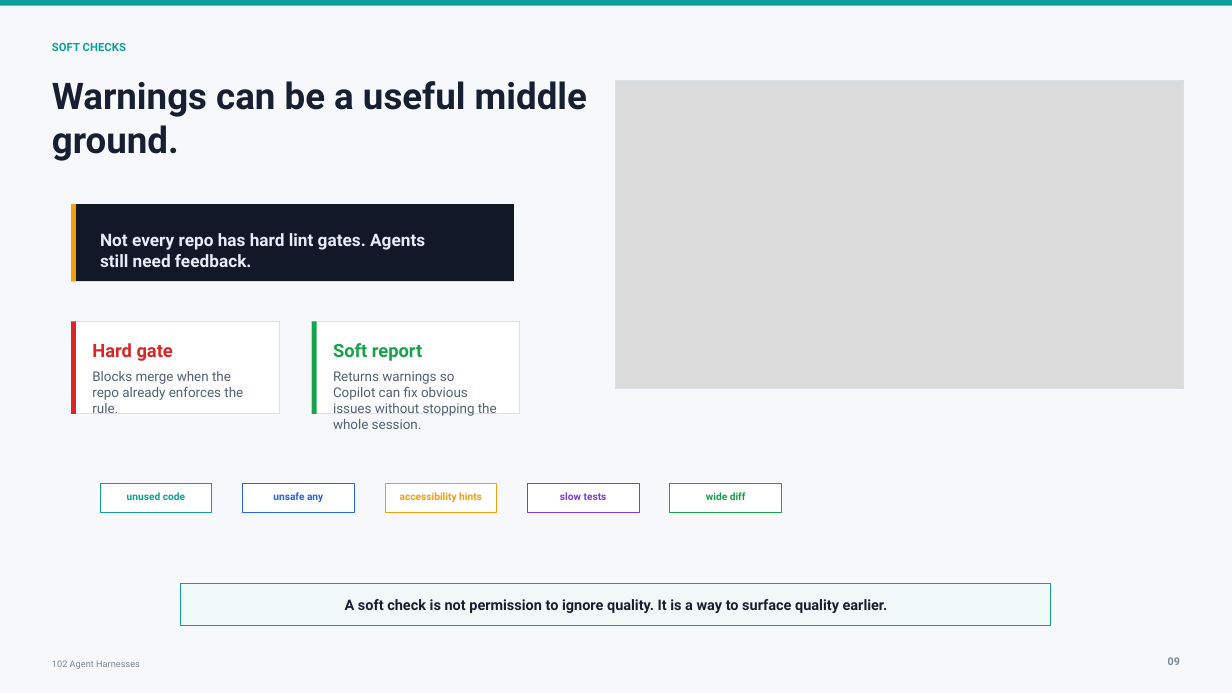
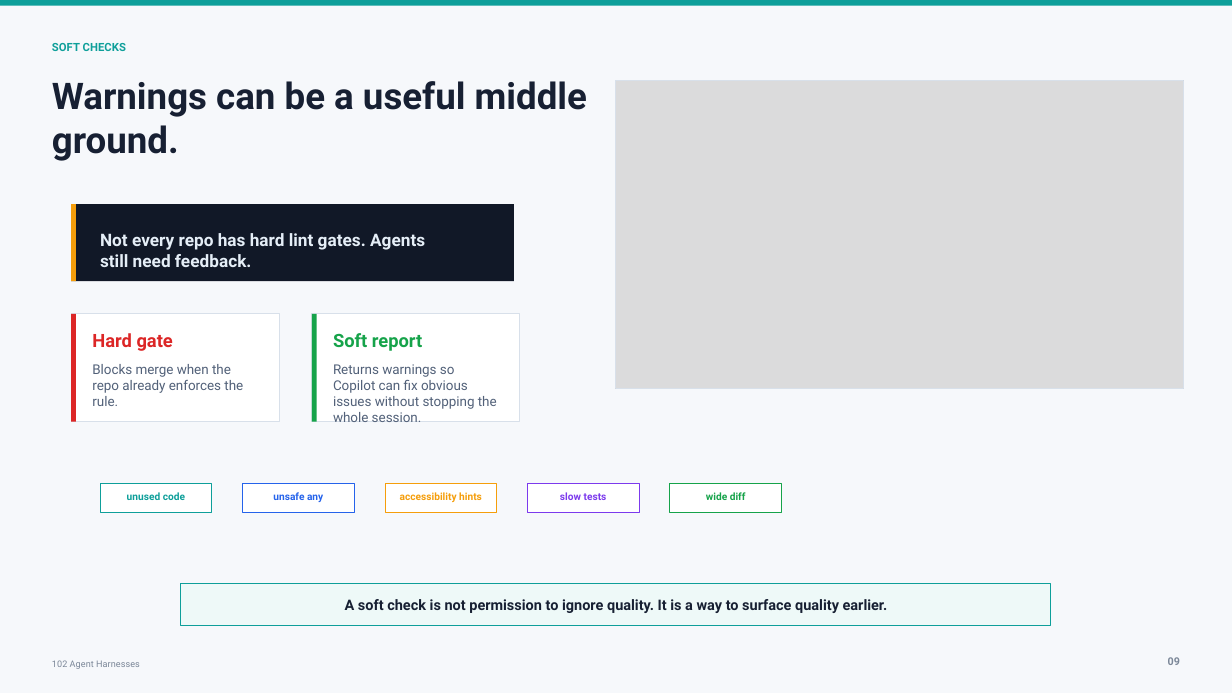
Before and after one commit to Cmcd9155/101-ai-basics-for-developers-presentation, a slide deck: slide 9 of presentations/102/deck/102-agent-harnesses.pptx. Drawn at 1232x693 pixels with LibreOffice and Linux fonts; fonts in the diff are those of the drawing; grey boxes stand for pictures. Boxes give left, top, right and bottom in pixels: in the first picture for what was removed or moved away, otherwise in the second. Text is boxed around its words. In the diff, an @@ line names an element or a change of style, - is before the commit and + after.

```diff
--- a/presentations/102/deck/102-agent-harnesses.pptx
+++ b/presentations/102/deck/102-agent-harnesses.pptx
@@ rectangle: place and size @@
-rectangle at [71, 322, 279, 414]
+rectangle at [71, 314, 279, 422]
@@ rectangle: place and size @@
-rectangle at [71, 322, 76, 414]
+rectangle at [71, 314, 76, 422]
@@ text "Hard gate": place and size @@
-text "Hard gate" at [92, 343, 173, 361]
+text "Hard gate" at [92, 333, 173, 351]
@@ rectangle: place and size @@
-rectangle at [312, 322, 520, 414]
+rectangle at [312, 314, 520, 422]
@@ rectangle: place and size @@
-rectangle at [312, 322, 317, 414]
+rectangle at [312, 314, 317, 422]
@@ text "Soft report": place and size @@
-text "Soft report" at [333, 343, 422, 361]
+text "Soft report" at [333, 333, 422, 351]
@@ text "Blocks merge when the repo ...": place and size @@
-text "Blocks merge when the repo ..." at [92, 371, 243, 414]
+text "Blocks merge when the repo ..." at [92, 364, 243, 406]
@@ text "Returns warnings so Copilot can ...": place and size @@
-text "Returns warnings so Copilot can ..." at [333, 371, 497, 429]
+text "Returns warnings so Copilot can ..." at [333, 364, 497, 422]
```
Also in this commit, not shown: 11 other slides changed, 17 other files.
